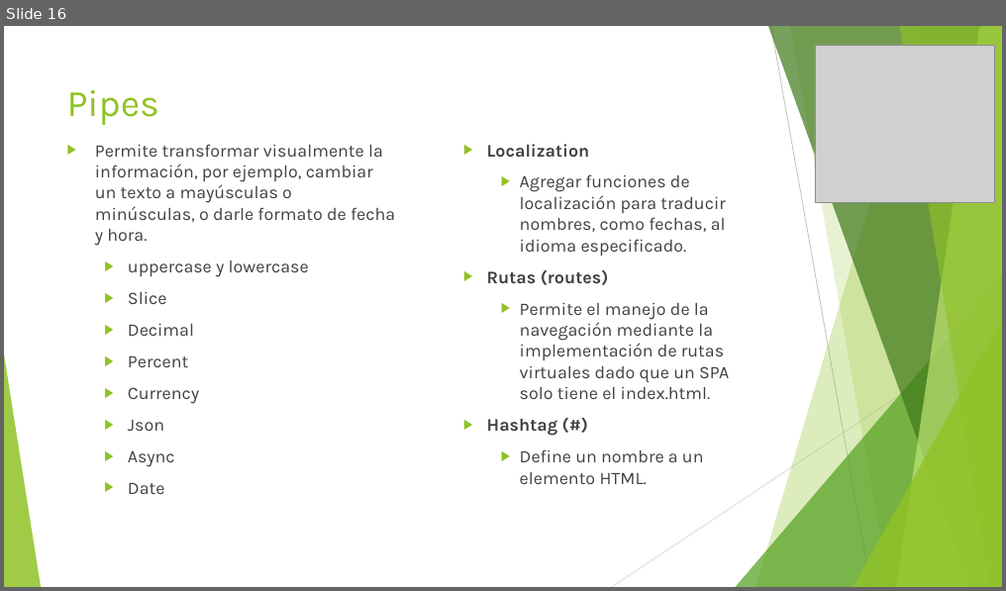
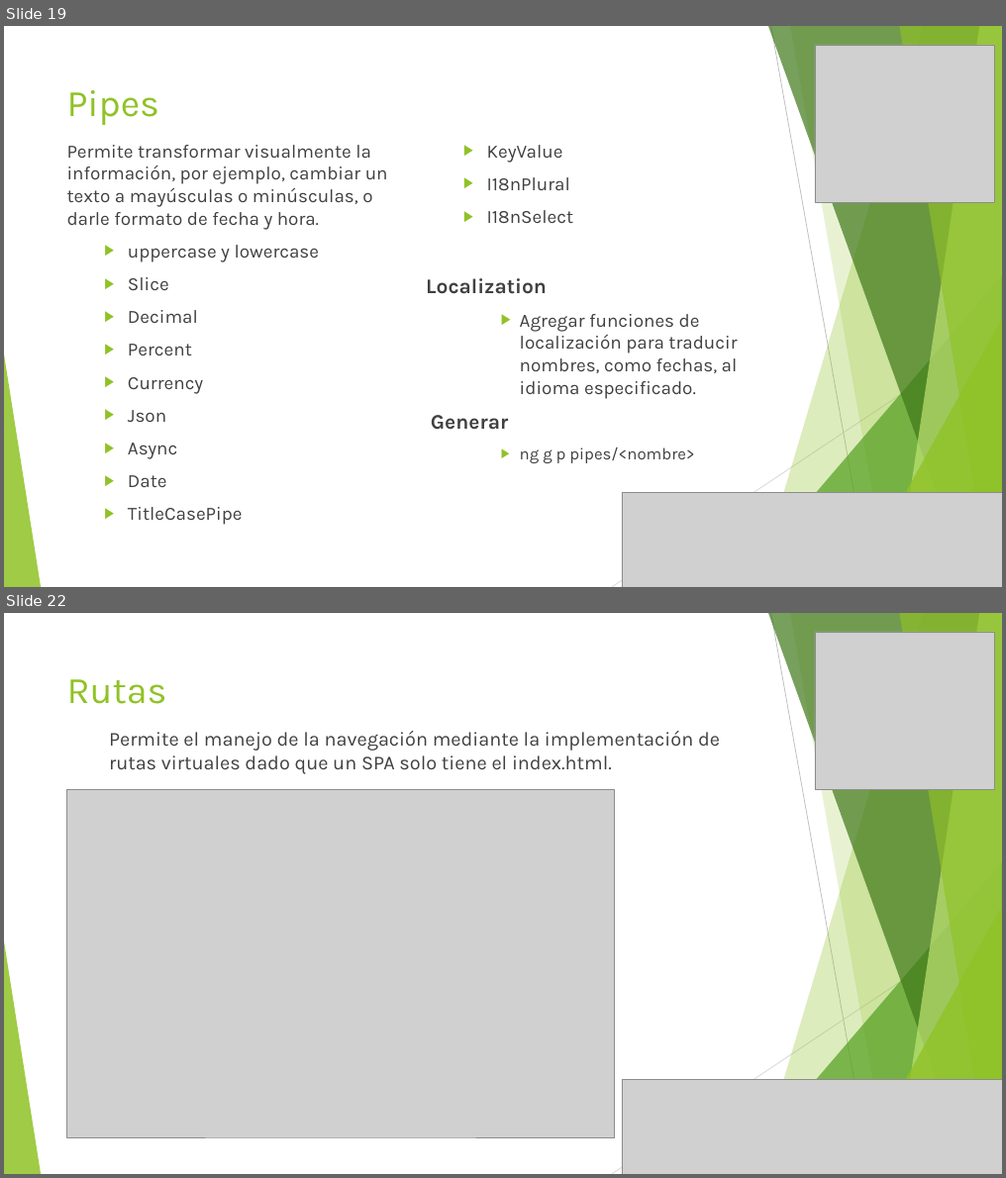
Before and after one commit to jpchSubzero/tartaro, a slide deck: angular/eShopApp/Recursos/Angular.pptx. Shown one above the other, each under a label of ours: slide 16 before the commit, slides 19 and 22 after it; the slides between them are not shown. The pictures are 1006x591 and 1006x1178 pixels, drawn with LibreOffice and Linux fonts; fonts in the diff are those of the drawing; grey boxes stand for pictures. Boxes give left, top, right and bottom in pixels: in the first picture for what was removed or moved away, otherwise in the second. Text is boxed around its words. In the diff, an @@ line names an element or a change of style, - is before the commit and + after.

```diff
--- a/angular/eShopApp/Recursos/Angular.pptx
+++ b/angular/eShopApp/Recursos/Angular.pptx
@@ slide 22 added at (4, 613, 1002, 1174), background #FFFFFF; not listed: 10 template elements that a slide beside it also shows @@
@@ picture added at (815, 632, 995, 789) @@
@@ title added at (67, 679, 167, 704), 36 pt, text #90C226 @@
+Rutas
@@ text added at (109, 731, 720, 774), 19 pt, text #404040 @@
+  Permite el manejo de la navegación mediante la implementación de rutas virtuales dado que un SPA solo tiene el index.html.
@@ picture added at (67, 790, 615, 1139) @@
@@ picture added at (622, 1079, 1002, 1174) @@
@@ what was slide 16 is now slide 19 @@
@@ slide 19 changed as well @@
@@ text at (67, 145, 738, 487): size 17 to 18 pt in "Permite transformar visualmente la información, por ejemplo, ...", "uppercase y lowercase", "Slice", "Decimal" and 6 more places; size 17 to 20 pt in "Localization"; bullet ▶ to none; list level 2 to 1 in "Localization" @@
@@ text at (128, 145, 573, 525): paragraphs added @@
+  ▶ TitleCasePipe
+  ▶ KeyValue
+  ▶ I18nPlural
+  ▶ I18nSelect
@@ text at (431, 415, 694, 464): text changed; size 17 to 16 pt @@
-  ▶ Rutas (routes)
-    ▶ Permite el manejo de la navegación mediante la implementación de rutas virtuales dado que un SPA solo tiene el index.html.
-  ▶ Hashtag (#)
-    ▶ Define un nombre a un elemento HTML.
+Generar
+    ▶ ng g p pipes/<nombre>
@@ picture added at (622, 492, 1002, 587) @@
```
Also in this commit, not shown: 18 other slides changed, 9 other slides added, 43 other files.
